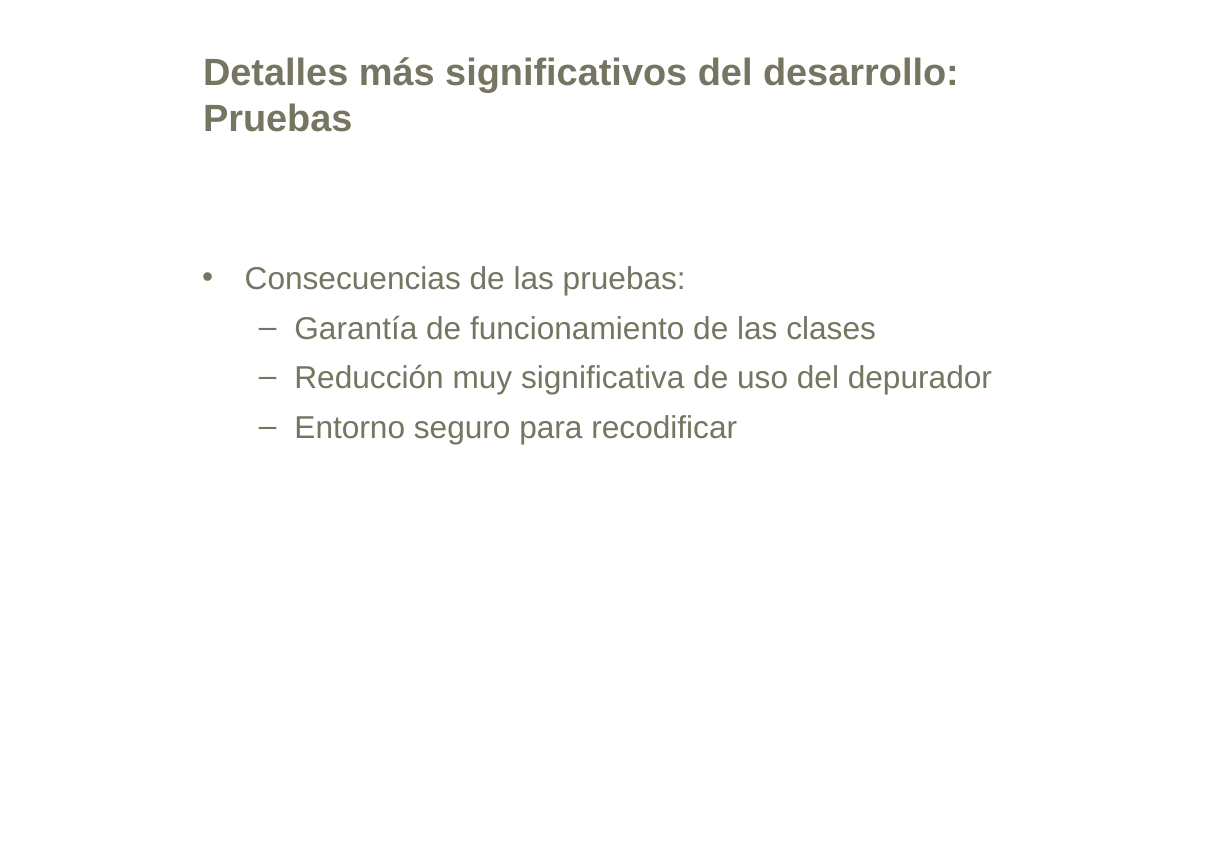
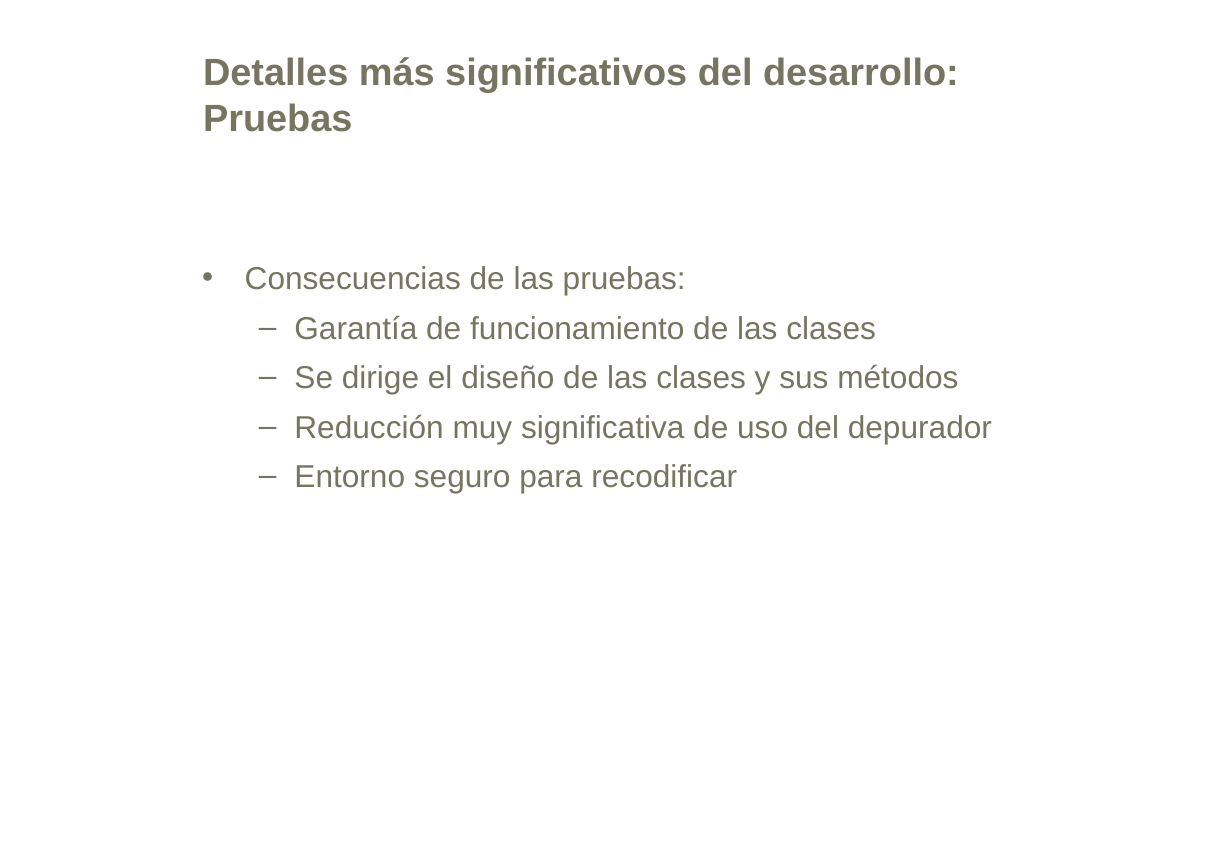
Before and after one commit to Betisman/ris2k, a slide deck: slide 12 of ris2k/doc/presentacion.ppt. Drawn at 1232x853 pixels with LibreOffice and Linux fonts; fonts in the diff are those of the drawing; background and template pictures are left out. Boxes give left, top, right and bottom in pixels: in the first picture for what was removed or moved away, otherwise in the second. Text is boxed around its words. In the diff, an @@ line names an element or a change of style, - is before the commit and + after.

```diff
--- a/ris2k/doc/presentacion.ppt
+++ b/ris2k/doc/presentacion.ppt
@@ text at bbox=[294, 364, 958, 394]: paragraph added @@
+  – Se dirige el diseño de las clases y sus métodos
```
Also in this commit, not shown: 5 other slides changed, 3 slides added.
